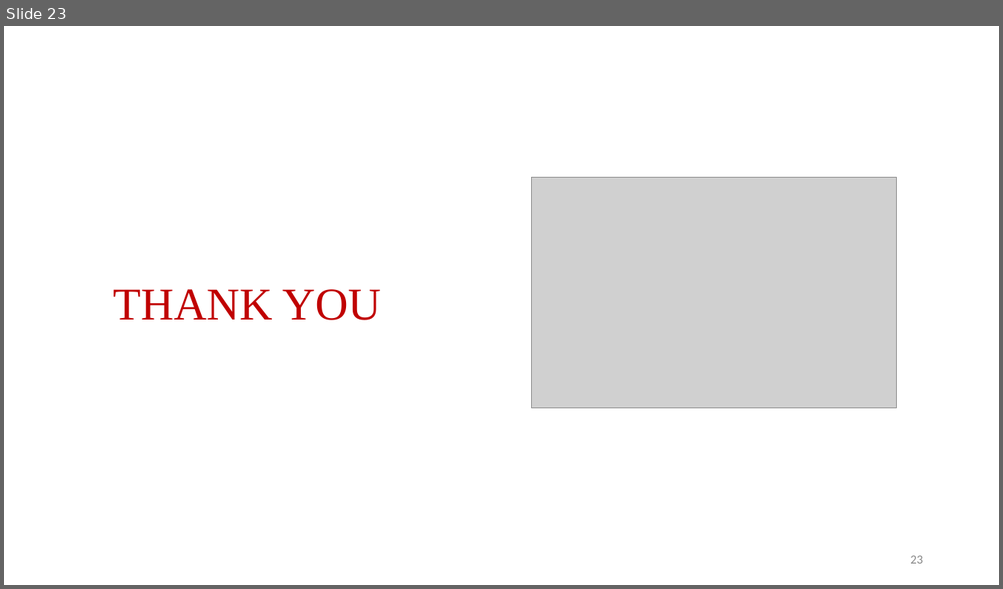
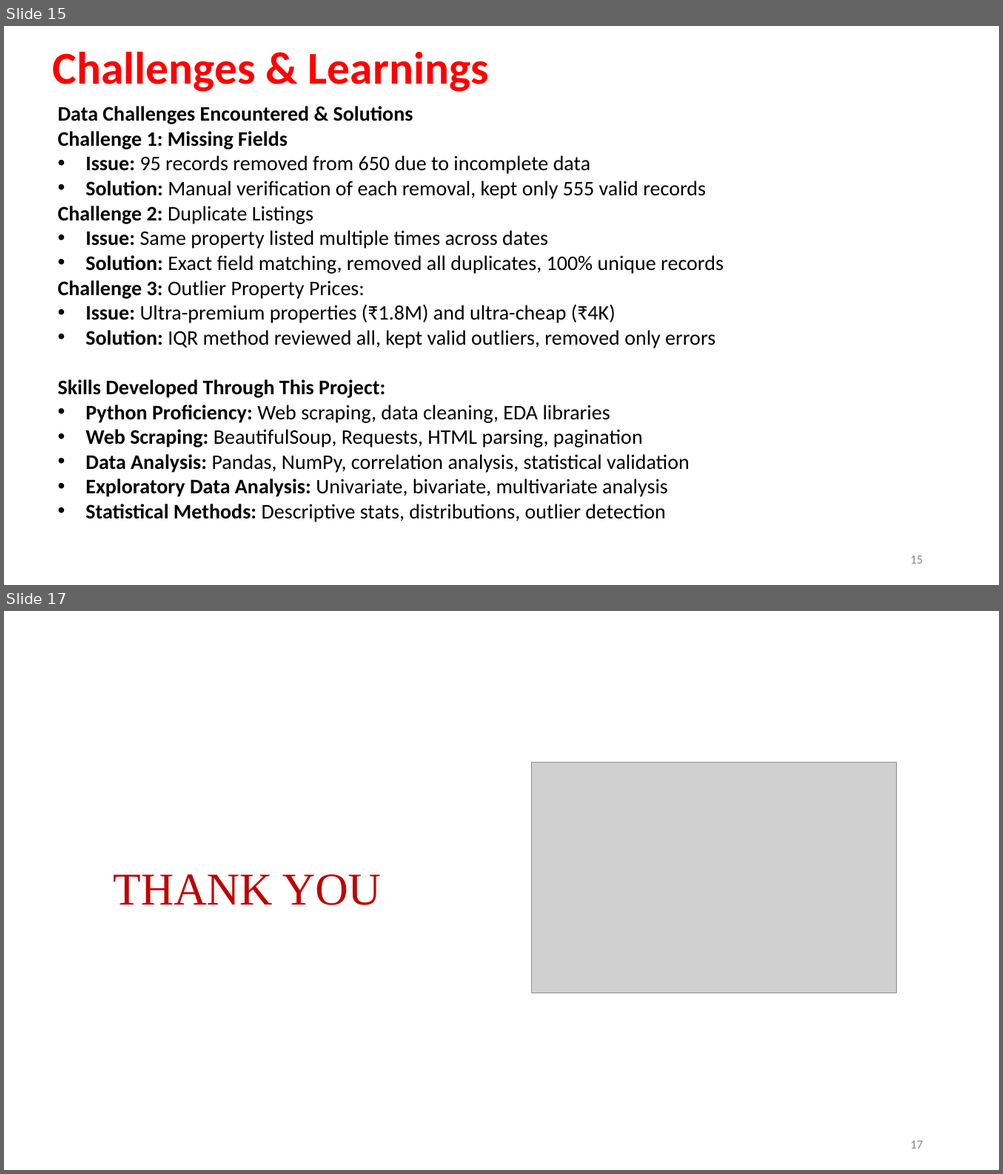
Before and after one commit to Rohit-Girhe/Web-Scrapping-Project, a slide deck: Webscrapping.pptx. Shown one above the other, each under a label of ours: slide 23 before the commit, slides 15 and 17 after it; the slides between them are not shown. The pictures are 1003x589 and 1003x1174 pixels, drawn with LibreOffice and Linux fonts; fonts in the diff are those of the drawing; grey boxes stand for pictures; background and template pictures are left out. Boxes give left, top, right and bottom in pixels: in the first picture for what was removed or moved away, otherwise in the second. Text is boxed around its words. In the diff, an @@ line names an element or a change of style, - is before the commit and + after.

```diff
--- a/Webscrapping.pptx
+++ b/Webscrapping.pptx
@@ slide 15 added at (x1=4, y1=26, x2=999, y2=585), background #FFFFFF @@
@@ text added at (x1=53, y1=51, x2=489, y2=92), 44 pt, text #FF0000, bold @@
+Challenges & Learnings
@@ text added at (x1=58, y1=106, x2=723, y2=523), 20 pt, text #000000 @@
+Data Challenges Encountered & Solutions
+Challenge 1: Missing Fields
+• Issue: 95 records removed from 650 due to incomplete data
+• Solution: Manual verification of each removal, kept only 555 valid records
+Challenge 2: Duplicate Listings
+• Issue: Same property listed multiple times across dates
+• Solution: Exact field matching, removed all duplicates, 100% unique records
+Challenge 3: Outlier Property Prices:
+• Issue: Ultra-premium properties (₹1.8M) and ultra-cheap (₹4K)
+• Solution: IQR method reviewed all, kept valid outliers, removed only errors
+Skills Developed Through This Project:
+• Python Proficiency: Web scraping, data cleaning, EDA libraries
+• Web Scraping: BeautifulSoup, Requests, HTML parsing, pagination
+• Data Analysis: Pandas, NumPy, correlation analysis, statistical validation
+• Exploratory Data Analysis: Univariate, bivariate, multivariate analysis
+• Statistical Methods: Descriptive stats, distributions, outlier detection
@@ page number added at (x1=910, y1=556, x2=922, y2=564), 12 pt, text #888888 @@
+15
@@ what was slide 23 is now slide 17 @@
@@ page number at (x1=910, y1=1141, x2=922, y2=1149): text changed @@
-23
+17
```
Also in this commit, not shown: 2 slides changed, 13 other slides added, 20 slides removed, 22 other files.
